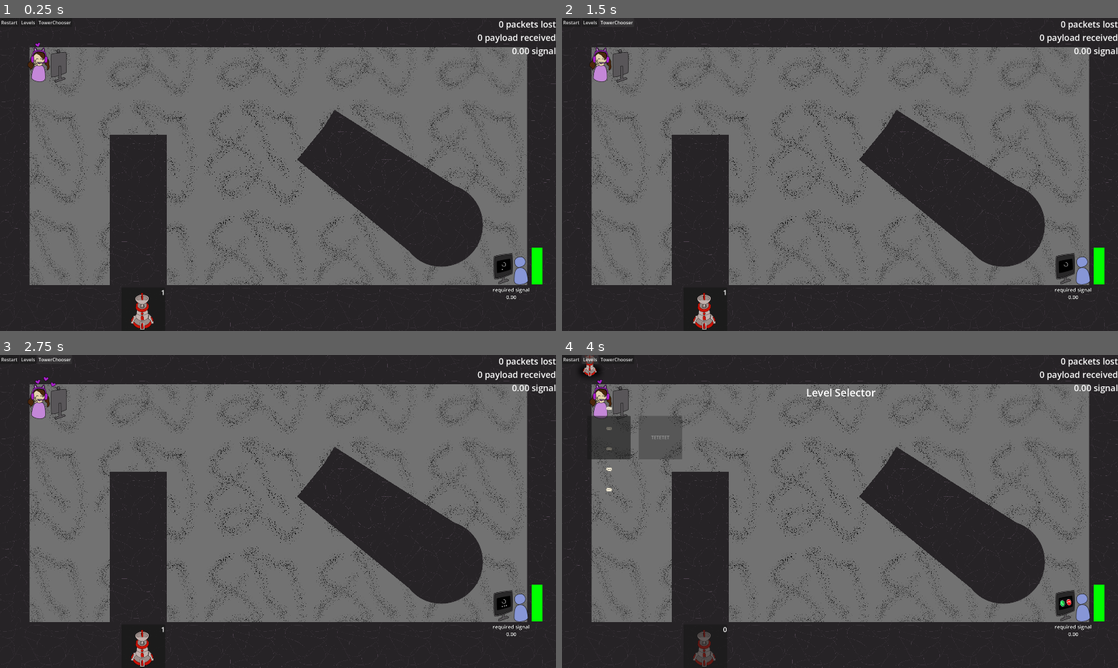
Above: before the commit, frames 1-4 (two rows, left to right).
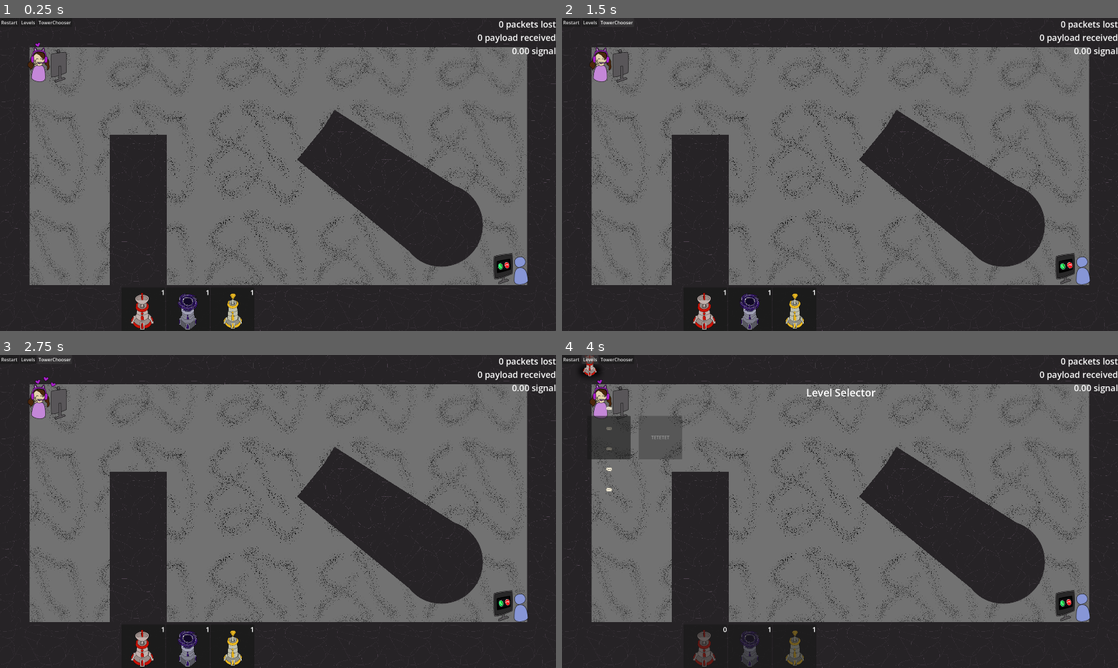
Above: after the commit, the same moments.

Repository: ryupold/ld59
Game: Godot game, scene res://scenes/main.tscn
Two runs of this game, one before a commit and one after it. Both use one fixed random seed, a clock stepped at 60 frames per second and the inputs below. The engine's default icon, where the game draws it, is replaced by a stand-in: a white triangle on a blue panel in a dark square.
Inputs (mouse positions are in pixels of both pictures, inside the frame that each line leads up to):
- Up to frame 1 (0.25 s): no input
- Up to frame 2 (1.5 s): click "Restart" at 0.5 s; click "Restart" at 1.25 s
- Up to frame 3 (2.75 s): click "Restart" at 2 s
- Up to frame 4 (4 s): click (706, 646) at 2.77 s; click "Levels" at 3.5 s

The runs differ from the first frame. In frame 1, 0.9% of the frame differs, in the area x 29-98%, y 73-100%; in frame 2, 0.9%; in frame 3, 0.9%; in frame 4, 0.6%.

Commit message:
update receiver balancing

Diff:
--- a/ld59-game/entities/receiver/receiver.gd
+++ b/ld59-game/entities/receiver/receiver.gd
@@ -1,7 +1,6 @@
 extends Node2D
 class_name Receiver
 
-@export var patienceDecreaseFactor : float = 1
 @onready var patienceProgressBar := $TextureProgressBar
 var currentState: State = State.CallIncoming
 
@@ -15,14 +14,7 @@
 		return patienceProgressBar.value
 	set(value):
 		patienceProgressBar.value = value
-		if value < 25:
-			patienceProgressBar.tint_progress = Color.RED
-		elif value < 50:
-			patienceProgressBar.tint_progress = Color.ORANGE
-		elif value < 75:
-			patienceProgressBar.tint_progress = Color.YELLOW
-		else:
-			patienceProgressBar.tint_progress = Color.GREEN
+		updateAnimation()
 
 func _ready():
 	prepareForNextWave(1)
@@ -33,10 +25,10 @@
 	GameState.onPacketReceived.connect(func(payload): startOrEndCall())
 
 func prepareForNextWave(wave: int):
+	currentState = State.CallIncoming
 	patience = 100
 	updateRequiredSignal()
-	currentState = State.CallIncoming
-	patienceDecreaseFactor = wave
+	updateAnimation()
 
 func onGameTick():
 	updateRequiredSignal()
@@ -46,21 +38,38 @@
 func updateAnimation():
 	if currentState == State.CallIncoming:
 		$AnimatedSprite2D.animation = "incoming"
+		patienceProgressBar.visible = false
+		$RequiredSignalLabel.visible = false
 	elif GameState.isConnectionGood:
 		$AnimatedSprite2D.animation = "good"
+		patienceProgressBar.visible = true
+		$RequiredSignalLabel.visible = true
 	else:
 		$AnimatedSprite2D.animation = "bad"
+		patienceProgressBar.visible = true
+		$RequiredSignalLabel.visible = true
+
+	if GameState.isConnectionGood:
+		patienceProgressBar.tint_progress = Color.DIM_GRAY
+	elif patience < 25:
+		patienceProgressBar.tint_progress = Color.RED
+	elif patience < 50:
+		patienceProgressBar.tint_progress = Color.ORANGE
+	elif patience < 75:
+		patienceProgressBar.tint_progress = Color.YELLOW
+	else:
+		patienceProgressBar.tint_progress = Color.GREEN
 
 func updatePatience():
 	if currentState == State.CallIncoming: return
 
 	if not GameState.isConnectionGood:
-		patience -= patienceDecreaseFactor
+		patience -= GameState.minSignal - GameState._signal
 	if patience <= 0:
 		print("AAAARRGGHHH!!!")
 
 func updateRequiredSignal():
-	$RequiredSignalLabel.text = "required signal\n" + ("%.2f" % GameState.minSignal)
+	$RequiredSignalLabel.text = "signal: " + ("%.2f" % GameState._signal) + "\n" + "required: " + ("%.2f" % GameState.minSignal)
 
 func startOrEndCall():
 	if GameState.packetsToSend > 0:
--- a/ld59-game/entities/receiver/receiver.tscn
+++ b/ld59-game/entities/receiver/receiver.tscn
@@ -159,5 +159,5 @@
 text = "required signal
 3.14"
 label_settings = SubResource("LabelSettings_ufwo3")
-horizontal_alignment = 1
-vertical_alignment = 1
+horizontal_alignment = 3
+vertical_alignment = 3
--- a/ld59-game/resources/levels/level_resource.gd
+++ b/ld59-game/resources/levels/level_resource.gd
@@ -8,6 +8,7 @@
 @export_category("Sender")
 @export var packetsToSend: int = 100
 @export var signalThreshold: float = 1.0
+@export var signalLag: float = 25.0
 @export var spawnInterval: float = 0.2
 @export var spawnImpulse: float = 1000
 @export var spawnAngleMin: float = 0
--- a/ld59-game/scenes/game_state.gd
+++ b/ld59-game/scenes/game_state.gd
@@ -57,6 +57,8 @@
 	_gameTickTimer.timeout.connect(func(): onGameTick.emit())
 	add_child(_gameTickTimer)
 	inventory[allTowers.towers[0]] = 1
+	inventory[allTowers.towers[1]] = 1
+	inventory[allTowers.towers[4]] = 1
 
 func restartLevel() -> void:
 	get_tree().change_scene_to_packed(_currentLevel.scene)
@@ -92,7 +94,7 @@
 	get: return _signal >= minSignal
 
 var minSignal: float:
-	get: return _currentLevel.signalThreshold * _wave * sqrt(_packetsReceived + _packetsLost)
+	get: return _currentLevel.signalThreshold + sqrt(_timePassed * _wave)
 
 func lostPacket():
 	_packetsLost += 1
@@ -117,7 +119,7 @@
 
 func _physics_process(delta):
 	_timePassed += delta
-	_signal = (_payloadPerSecond + _signal) / 2
+	_signal = (_payloadPerSecond + _signal * _currentLevel.signalLag) / (_currentLevel.signalLag+1)
 
 enum GameState {
 	MainMenu,
